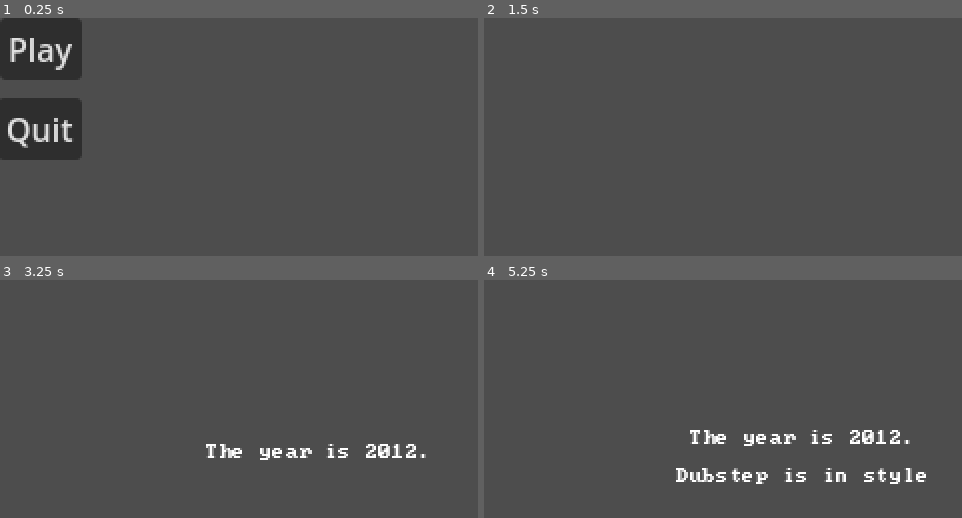
Above: before the commit, frames 1-4 (two rows, left to right).
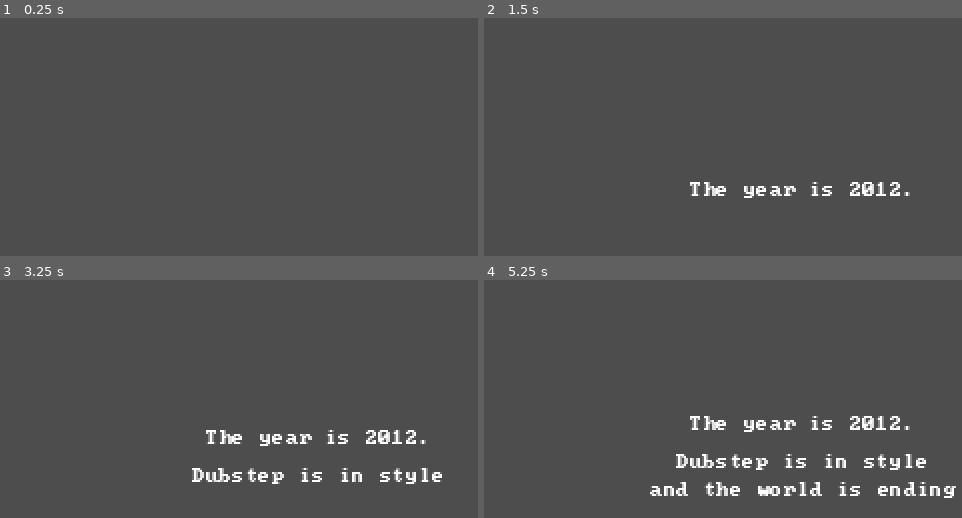
Above: after the commit, the same moments.

Repository: otherotherjosh/RhythmShooter
Game: Godot game, scene res://scenes/init.tscn
The game is run twice, just before and just after one commit, with the same random seed, the same clock (stepped at 60 frames per second) and the same inputs.
Inputs (mouse positions are in pixels of both pictures, inside the frame that each line leads up to):
- Up to frame 1 (0.25 s): no input
- Up to frame 2 (1.5 s): click (527, 48) at 0.5 s, where only the run before the commit has a clickable "Play"; tap Enter at 1.25 s; move the mouse to (942, 179) at 1.27 s; click (942, 179) at 1.42 s
- Up to frame 3 (3.25 s): tap Space at 2 s; drag from (191, 477) to (outside the picture) at 2.02 s; tap Enter at 2.75 s; move the mouse to (382, 379) at 2.77 s; click (382, 379) at 2.92 s
- Up to frame 4 (5.25 s): tap Space at 3.5, 5 s; drag from (outside the picture) to (613, 406) at 3.52 s; tap Enter at 4.25 s; move the mouse to (outside the picture) at 4.27 s; click (outside the picture) at 4.42 s; drag from (613, 406) to (708, 370) at 5.02 s

The runs differ from the first frame. In frame 1, 8.6% of the frame differs, in the area x 0-18%, y 0-60%; in frame 2, 1.2%; in frame 3, 3.6%; in frame 4, 6.5%.

Commit message:
feat: export save to file

Diff:
--- a/global/global.gd
+++ b/global/global.gd
@@ -5,17 +5,43 @@
 const SCENE_INTRO := preload("res://scenes/intro/intro.tscn")
 const SAVE_DATA_PATH := "user://save_data.json"
 
-var save: Dictionary
+var save: Dictionary:
+	set = _set_save
 
 
 func _ready() -> void:
 	if not FileAccess.file_exists(SAVE_DATA_PATH):
 		init_save_data()
 		return
-	# load save data
+	load_save_data()
 
 
 func init_save_data() -> void:
 	save = {
-		"first-time" : true,
+		"first_time" : true,
 	}
+	print("that was init")
+
+
+func load_save_data() -> void:
+	var save_file: JSON = load(SAVE_DATA_PATH)
+	save = save_file.data
+	print("loaded")
+
+
+func write_to_save(key: String, value: Variant) -> void:
+	save[key] = value
+	export_save_file()
+
+
+func export_save_file() -> void:
+	var file := FileAccess.open(SAVE_DATA_PATH, FileAccess.WRITE)
+	var json_string = JSON.stringify(save)
+	file.store_line(json_string)
+	file.close()
+
+
+func _set_save(value: Dictionary) -> void:
+	if save == value: return
+	save = value
+	export_save_file()
--- a/scenes/init.gd
+++ b/scenes/init.gd
@@ -2,4 +2,7 @@
 
 
 func _ready() -> void:
-	get_tree().change_scene_to_packed(Global.SCENE_MENU)
+	await get_tree().process_frame
+	var scene = Global.SCENE_INTRO if Global.save["first_time"] else Global.SCENE_MENU
+	Global.write_to_save("first_time", false)
+	get_tree().change_scene_to_packed(scene)
